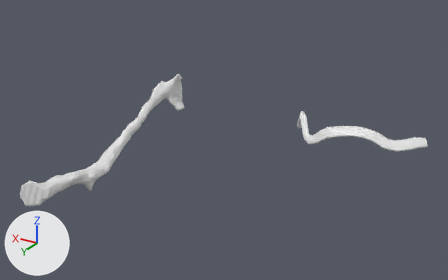
An edit to the glTF model public/assets/skullbase-v3/tb_facial_nerve_vii__koos_4.glb, drawn before and after from the same camera.
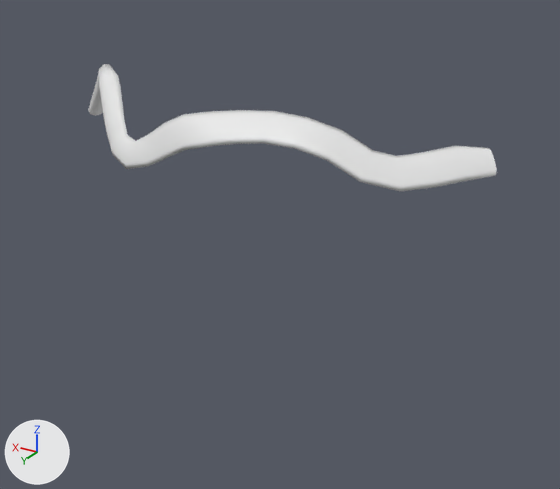
There are two pictures of each version: one whole from a camera (50 mm lens) standing at (-8.0, 72.1, 6.9) and looking at (23.6, 19.4, -19.4), one close up on the part from 60% to 100% of the width and 32% to 88% of the height. The lights are fixed; the arrows at lower left show +X, +Y and +Z. The older version's two pictures come first. Where no turn or scale is listed for an object, it has been applied to the vertices. Vertices at exactly the same position are counted once.

Objects in the first close-up: 'R'.
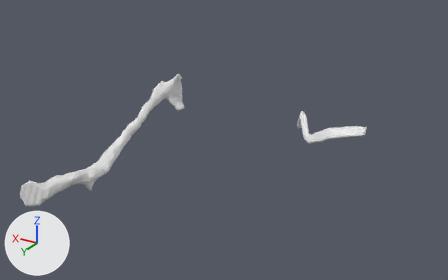
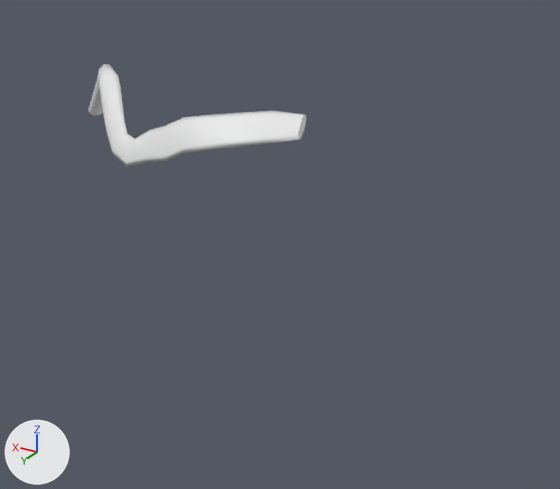
Where the newer file only moved an object's origin or applied its transform, the numbers keep the older frame.

Location of each change, [x1, y1, x2, y2] in pixels of the close-ups (560 x 489 px; the box of a moved part takes in the faces that stretch with it):
'R', reshaped
    before: [88, 64, 497, 191]
    after: [88, 64, 306, 167]
part 1 of me_r, moved or reshaped
    before: [112, 110, 497, 191]
    after: [112, 111, 306, 167]

The change, as a diff of the scene's bpy script:
```diff
--- a/public/assets/skullbase-v3/tb_facial_nerve_vii__koos_4.glb.py
+++ b/public/assets/skullbase-v3/tb_facial_nerve_vii__koos_4.glb.py
@@ me_r @@
 # used by ob_r; location = (23.05, 20.53, -22.29)
-me_r.from_pydata(...)  # 6180 vertices, 12352 faces; spans x -18.8..18.8, y -11.9..11.9, z -6.1..6.1
+me_r.from_pydata(...)  # 6132 vertices, 12256 faces; spans x -13.0..18.8, y -11.9..11.9, z -6.1..6.1
+# me_r part 1
+# 50 vertices are removed from x -18.1..-6.7, y -9.7..-6.6, z 1.7..4.7
+# 142 faces are deleted
+# 20 vertices in x -10.8..-8.0, y -7.7..-6.5, z 3.1..4.5 move by (0.0, 0.0, -0.1)
+# 5 vertices in x -10.1..-8.8, y -7.2..-6.4, z 3.2..4.4 move by (0.0, 0.0, -0.2)
+# 3 vertices in x -7.5..-7.3, y -7.6..-7.3, z 2.4..2.9 move by (0.0, 0.0, 0.2)
+# 3 vertices in x -7.4..-6.8, y -7.6..-7.3, z 1.7..2.8 move by (0.0, 0.0, 0.1)
+# 24 vertices move from x -18.8..-6.7, y -10.3..-6.4, z 1.8..4.4 to x -13.0..-6.7, y -7.7..-6.4, z 1.9..4.9
+# 2 vertices are added at (-6.7, -7.3, 2.3), (-6.8, -7.1, 1.7)
+# 46 new faces join them
+# other edits to the shape of me_r do not show in these pictures
```
